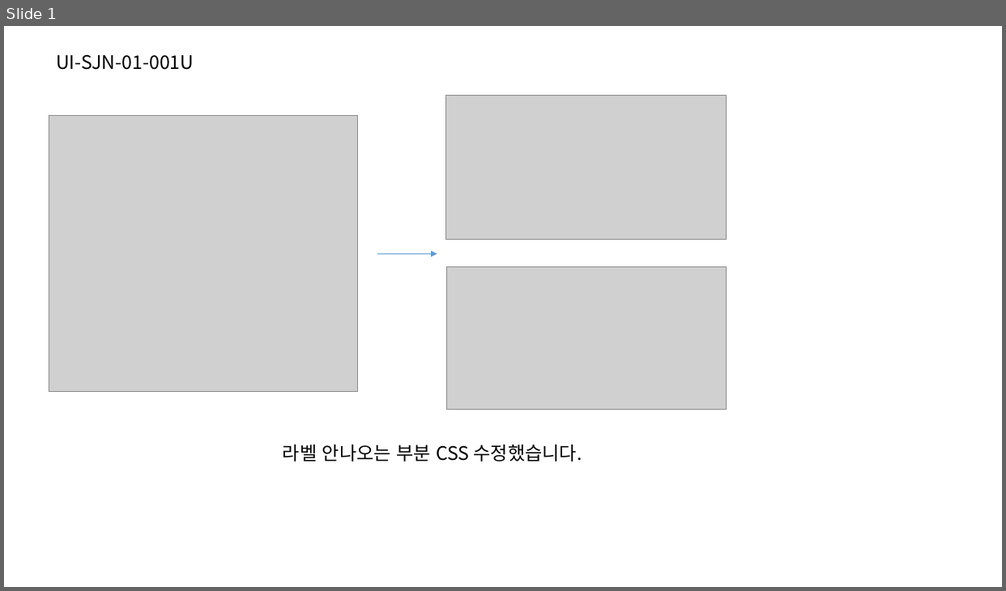
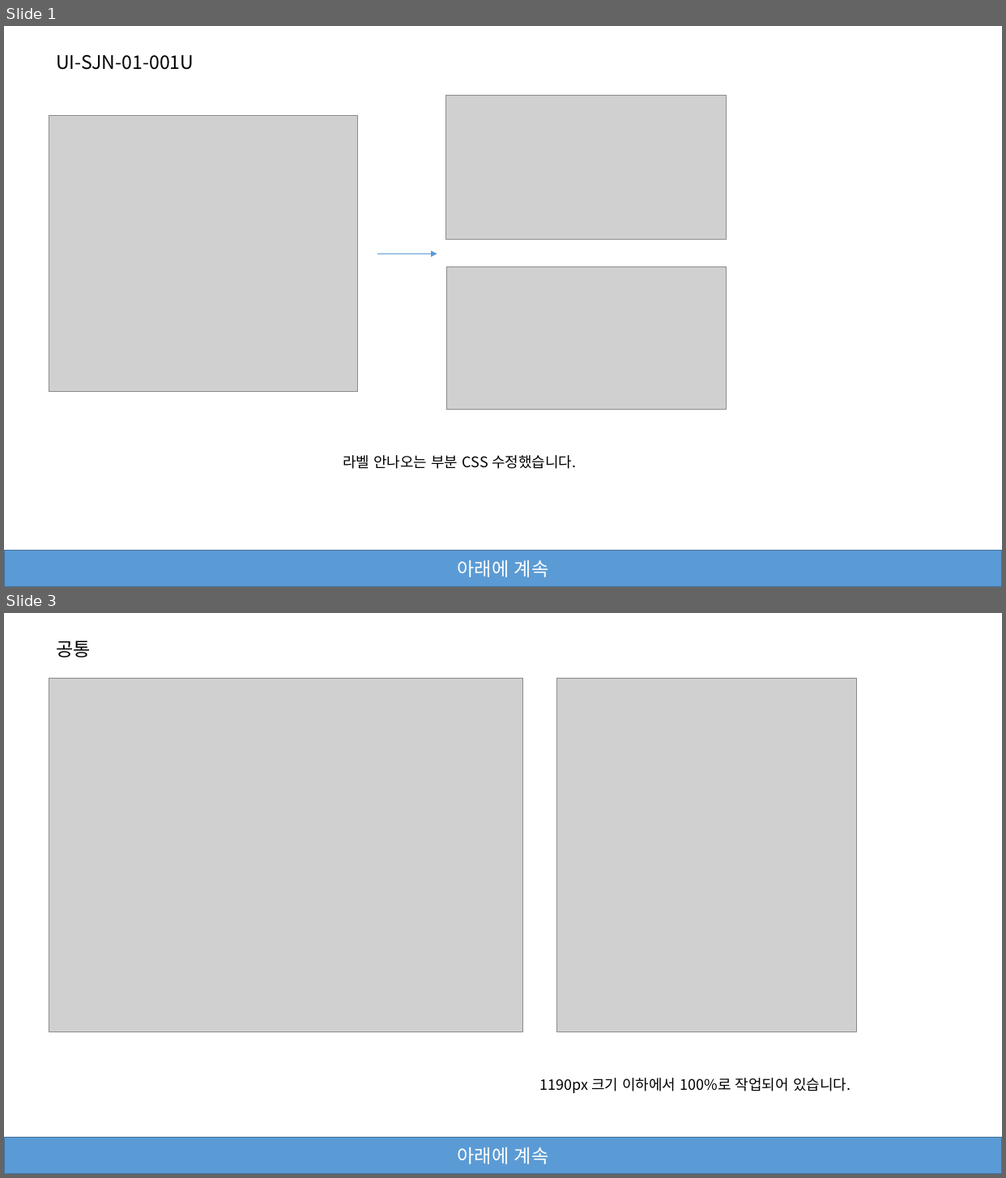
Before and after one commit to jeoungGyy/sejong, a slide deck: ppt/03-18.pptx. Shown one above the other, each under a label of ours: slide 1 before the commit, slides 1 and 3 after it; the slides between them are not shown. The pictures are 1006x591 and 1006x1178 pixels, drawn with LibreOffice and Linux fonts; fonts in the diff are those of the drawing; grey boxes stand for pictures. Boxes give left, top, right and bottom in pixels: in the first picture for what was removed or moved away, otherwise in the second. Text is boxed around its words. In the diff, an @@ line names an element or a change of style, - is before the commit and + after.

Commit message:
03-18.pptx 수정

```diff
--- a/ppt/03-18.pptx
+++ b/ppt/03-18.pptx
@@ slide 3 added at (4, 613, 1002, 1174), background #FFFFFF @@
@@ text added at (56, 641, 91, 658), 18 pt, text #000000 @@
+공통
@@ picture added at (49, 679, 523, 1033) @@
@@ picture added at (557, 679, 857, 1033) @@
@@ text added at (539, 1078, 850, 1093), 14 pt, text #000000 @@
+1190px 크기 이하에서 100%로 작업되어 있습니다.
@@ rectangle added at (4, 1138, 1002, 1174), fill #5B9BD5, outline #43739E 1 pt, 18 pt, text #FFFFFF @@
+아래에 계속
@@ slide 1 changed as well @@
@@ text "라벨 안나오는 부분 CSS 수정했습니다.": place and size @@
-text "라벨 안나오는 부분 CSS 수정했습니다." at (283, 445, 582, 462)
+text "라벨 안나오는 부분 CSS 수정했습니다." at (343, 455, 576, 469)
@@ text "라벨 안나오는 부분 CSS 수정했습니다." at (343, 455, 576, 469): size 18 to 14 pt @@
@@ rectangle added at (4, 551, 1002, 587), fill #5B9BD5, outline #43739E 1 pt, 18 pt, text #FFFFFF @@
+아래에 계속
```
Also in this commit, not shown: 3 other slides added, 1 slide removed, 6 other files.
